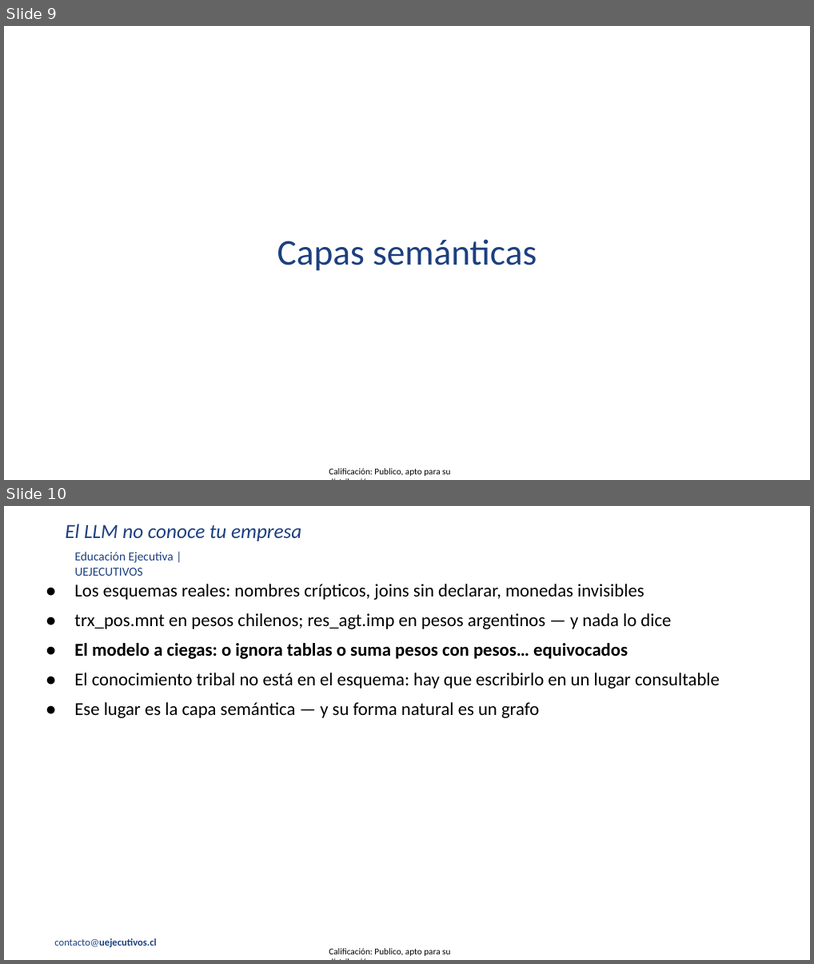
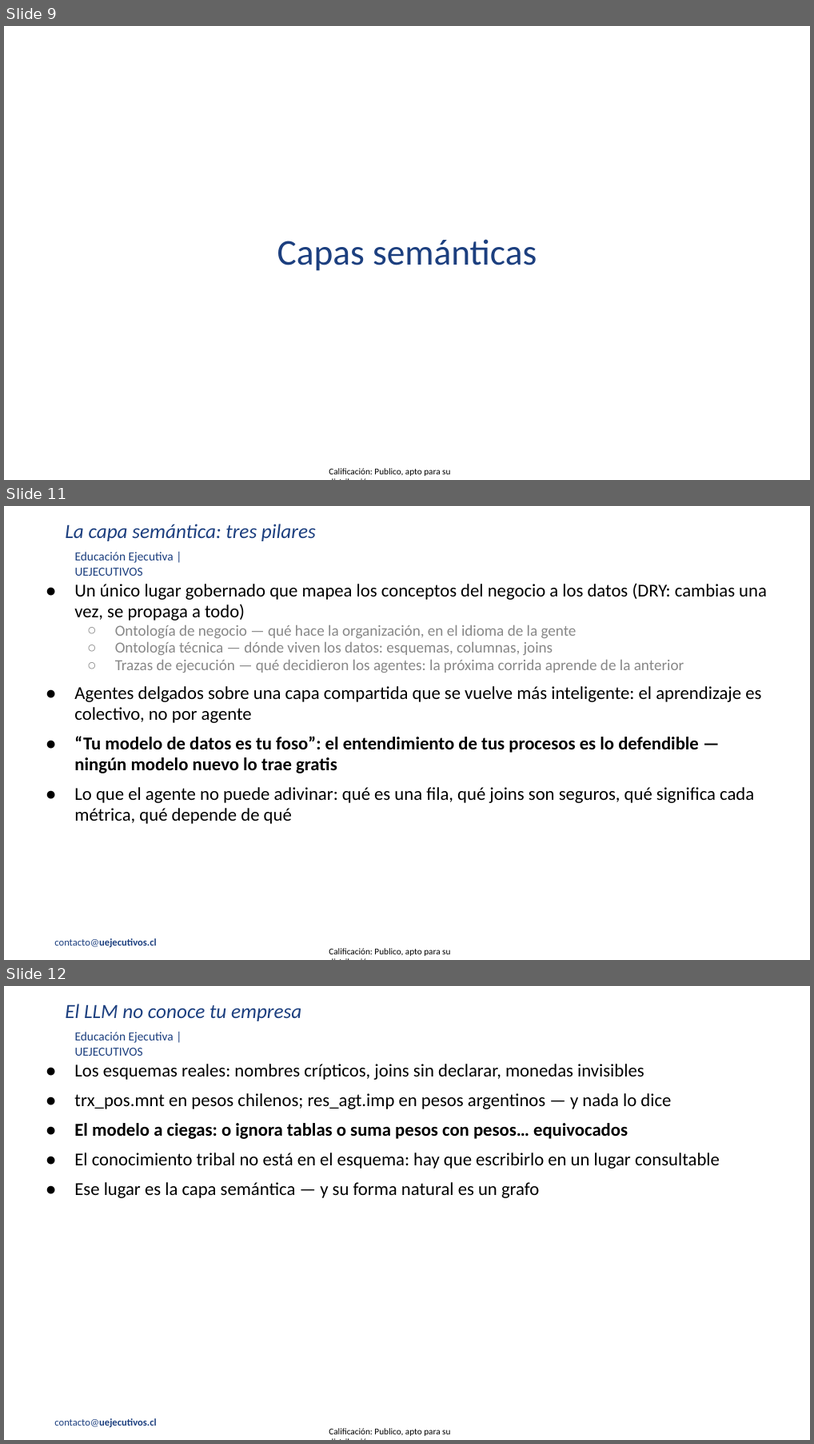
Before and after one commit to josepenam/clases-diplomado-gen-ia, a slide deck: class_5_4_integraciones/deck/deck_5_4_integraciones.pptx. Shown one above the other, each under a label of ours: slides 9 and 10 before the commit, slides 9, 11 and 12 after it; the slides between them are not shown. The pictures are 814x964 and 814x1444 pixels, drawn with LibreOffice and Linux fonts; fonts in the diff are those of the drawing; background and template pictures are left out. Boxes give left, top, right and bottom in pixels: in the first picture for what was removed or moved away, otherwise in the second. Text is boxed around its words. In the diff, an @@ line names an element or a change of style, - is before the commit and + after.

```diff
--- a/class_5_4_integraciones/deck/deck_5_4_integraciones.pptx
+++ b/class_5_4_integraciones/deck/deck_5_4_integraciones.pptx
@@ slide 11 added at (x1=4, y1=506, x2=810, y2=960), background picture (left out); not listed: 3 template elements that a slide beside it also shows @@
@@ title added at (x1=65, y1=524, x2=316, y2=541), 18 pt, text #1C3F7F, italic @@
+La capa semántica: tres pilares
@@ text added at (x1=74, y1=583, x2=767, y2=824), 16.2 pt, text #000000 @@
+● Un único lugar gobernado que mapea los conceptos del negocio a los datos (DRY: cambias una vez, se propaga a todo)
+  ○ Ontología de negocio — qué hace la organización, en el idioma de la gente
+  ○ Ontología técnica — dónde viven los datos: esquemas, columnas, joins
+  ○ Trazas de ejecución — qué decidieron los agentes: la próxima corrida aprende de la anterior
+● Agentes delgados sobre una capa compartida que se vuelve más inteligente: el aprendizaje es colectivo, no por agente
+● “Tu modelo de datos es tu foso”: el entendimiento de tus procesos es lo defendible — ningún modelo nuevo lo trae gratis
+● Lo que el agente no puede adivinar: qué es una fila, qué joins son seguros, qué significa cada métrica, qué depende de qué
@@ what was slide 10 is now slide 12 @@
```
Also in this commit, not shown: 3 other slides added.
